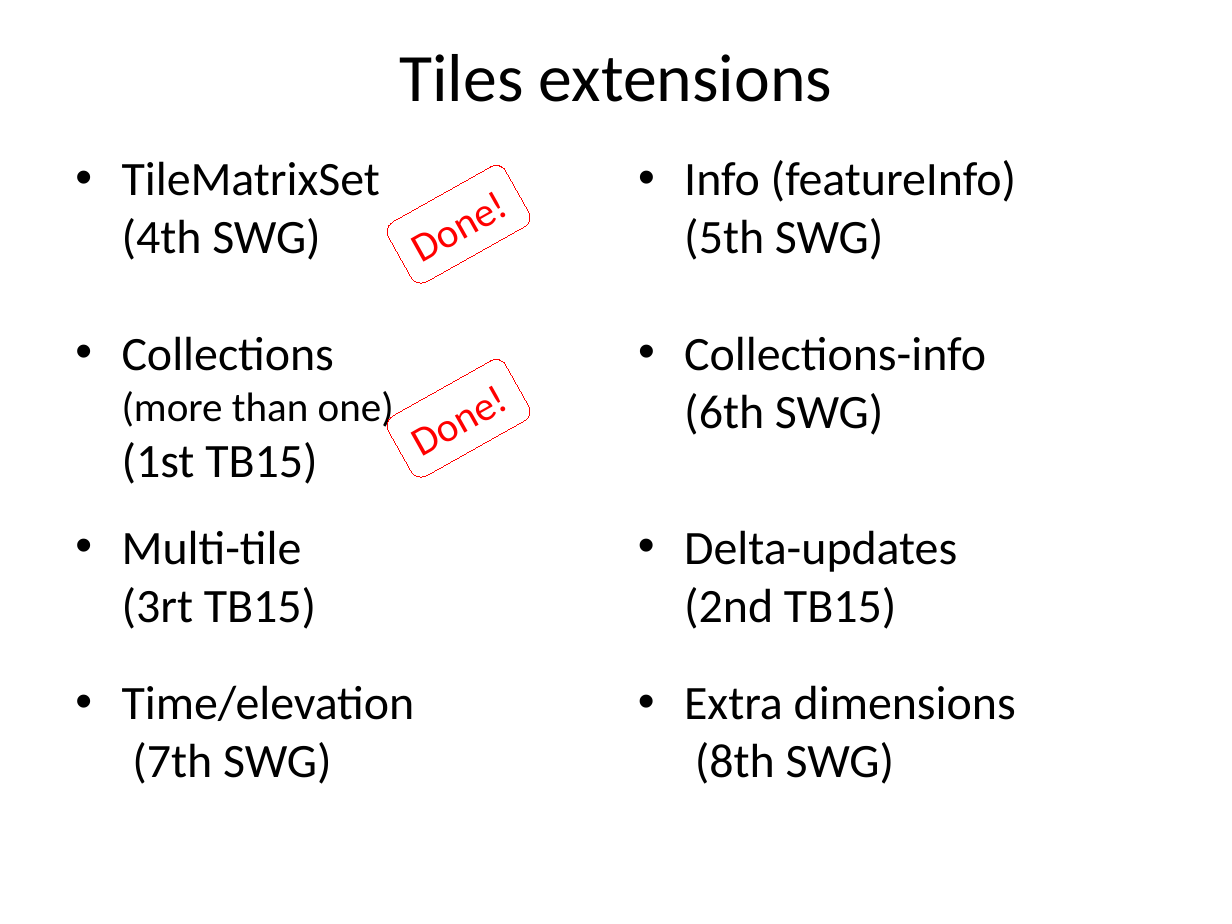
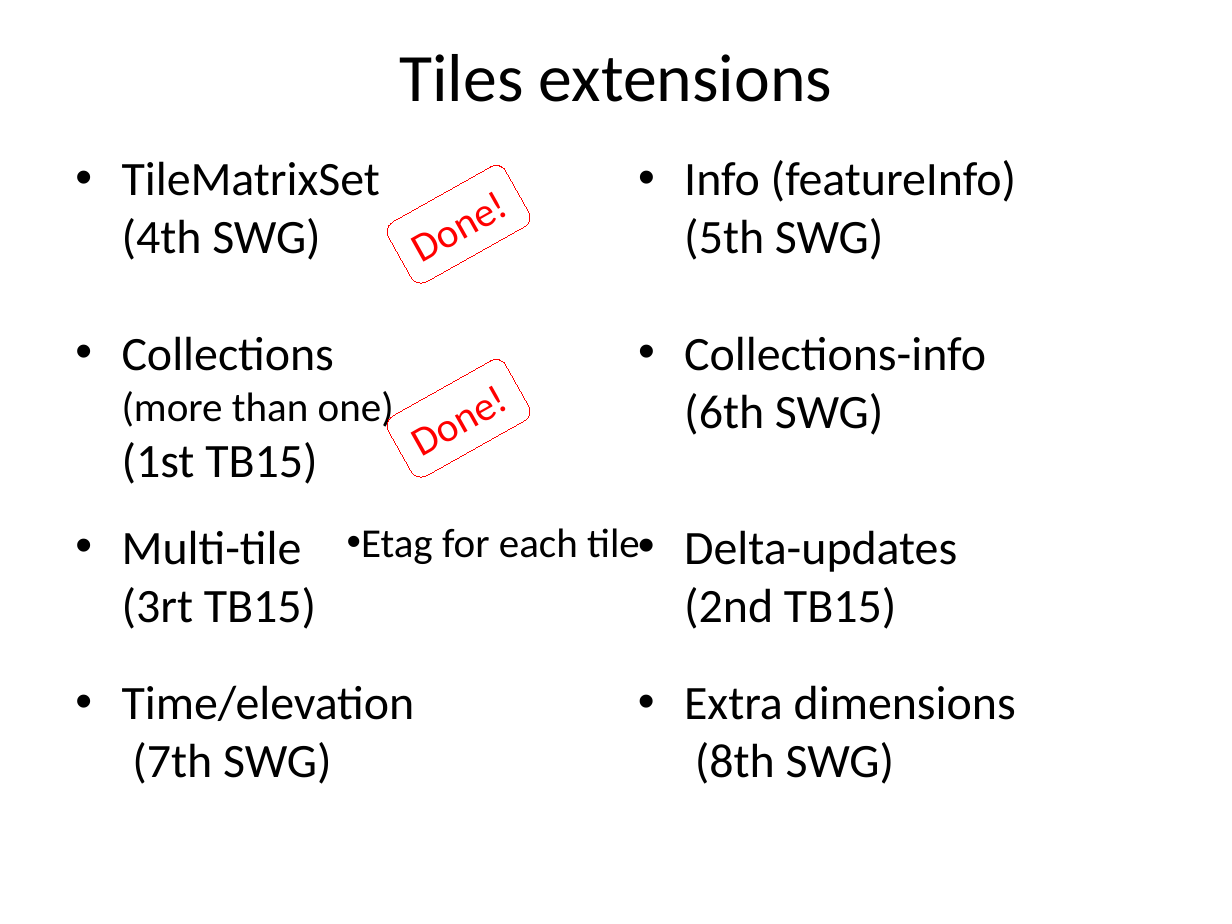
Before and after one commit to opengeospatial/ogcapi-maps, a slide deck: slide 3 of standard/images/diagrams.pptx. Drawn at 1232x924 pixels with LibreOffice and Linux fonts; fonts in the diff are those of the drawing. Boxes give left, top, right and bottom in pixels: in the first picture for what was removed or moved away, otherwise in the second. Text is boxed around its words. In the diff, an @@ line names an element or a change of style, - is before the commit and + after.

```diff
--- a/standard/images/diagrams.pptx
+++ b/standard/images/diagrams.pptx
@@ text added at box(361, 528, 640, 564), 24 pt, text #000000 @@
+• Etag for each tile
```
Also in this commit, not shown: 3 other slides changed, 4 other files.
